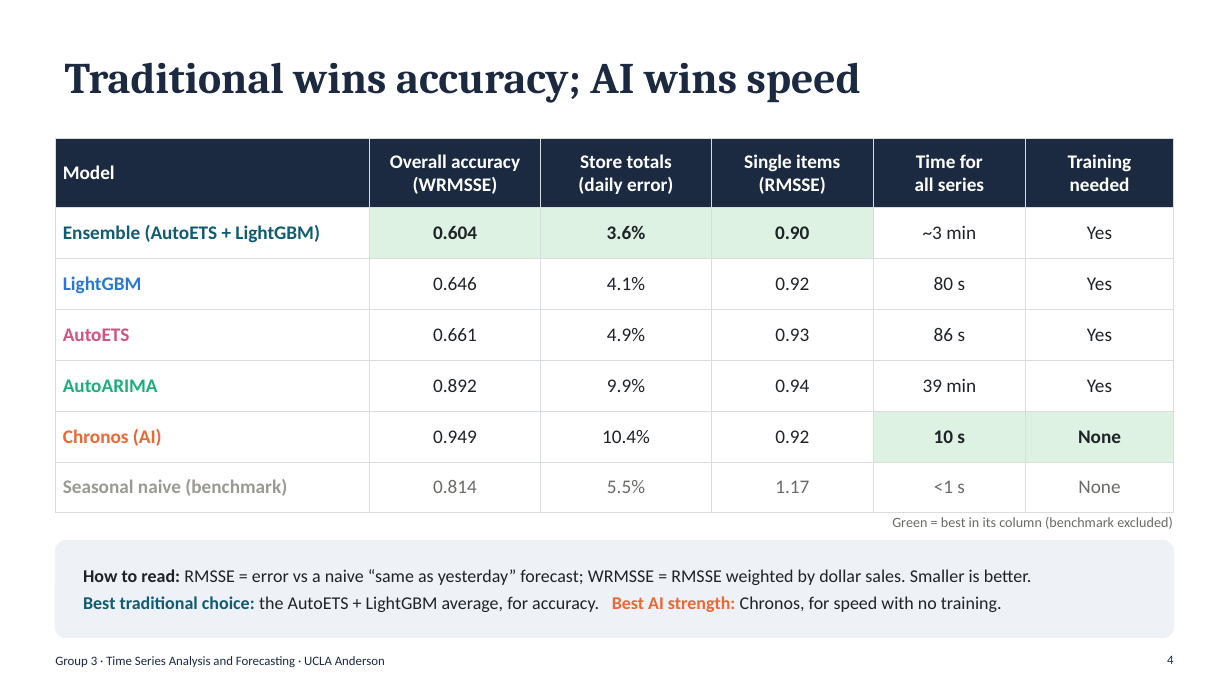
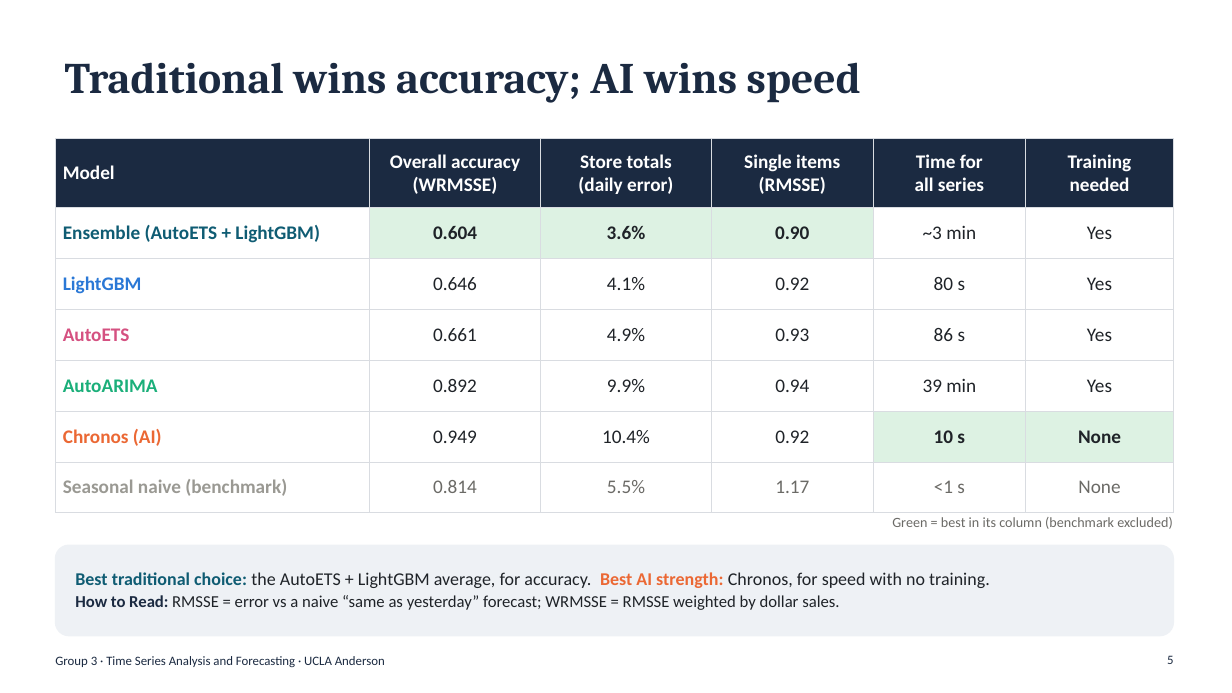
Before and after one commit to shihan-2002/m5-forecast-to-profit, a slide deck: slide 5 of presentation/Group3_Forecasting_Presentation.pptx (slide 4 before the commit). Drawn at 1232x693 pixels with LibreOffice and Linux fonts; fonts in the diff are those of the drawing. Boxes give left, top, right and bottom in pixels: in the first picture for what was removed or moved away, otherwise in the second. Text is boxed around its words. In the diff, an @@ line names an element or a change of style, - is before the commit and + after.

```diff
--- a/presentation/Group3_Forecasting_Presentation.pptx
+++ b/presentation/Group3_Forecasting_Presentation.pptx
@@ rounded rectangle: place and size @@
-rounded rectangle at bbox=[55, 541, 1174, 638]
+rounded rectangle at bbox=[55, 545, 1174, 636]
@@ rounded rectangle at bbox=[55, 545, 1174, 636]: proportions changed @@
@@ text "Best traditional choice: the AutoETS ...": place and size @@
-text "Best traditional choice: the AutoETS ..." at bbox=[83, 569, 1031, 612]
+text "Best traditional choice: the AutoETS ..." at bbox=[75, 572, 990, 610]
@@ text at bbox=[83, 569, 1031, 585]: paragraph removed @@
-How to read: RMSSE = error vs a naive “same as yesterday” forecast; WRMSSE = RMSSE weighted by dollar sales. Smaller is better.
@@ text at bbox=[75, 595, 839, 610]: paragraph added @@
+How to Read: RMSSE = error vs a naive “same as yesterday” forecast; WRMSSE = RMSSE weighted by dollar sales.
@@ text at bbox=[75, 572, 990, 588]: less space between paragraphs @@
@@ page number at bbox=[1167, 655, 1173, 664]: text changed @@
-4
+5
```
Also in this commit, not shown: 6 other slides changed, 2 slides added, 1 slide removed.
